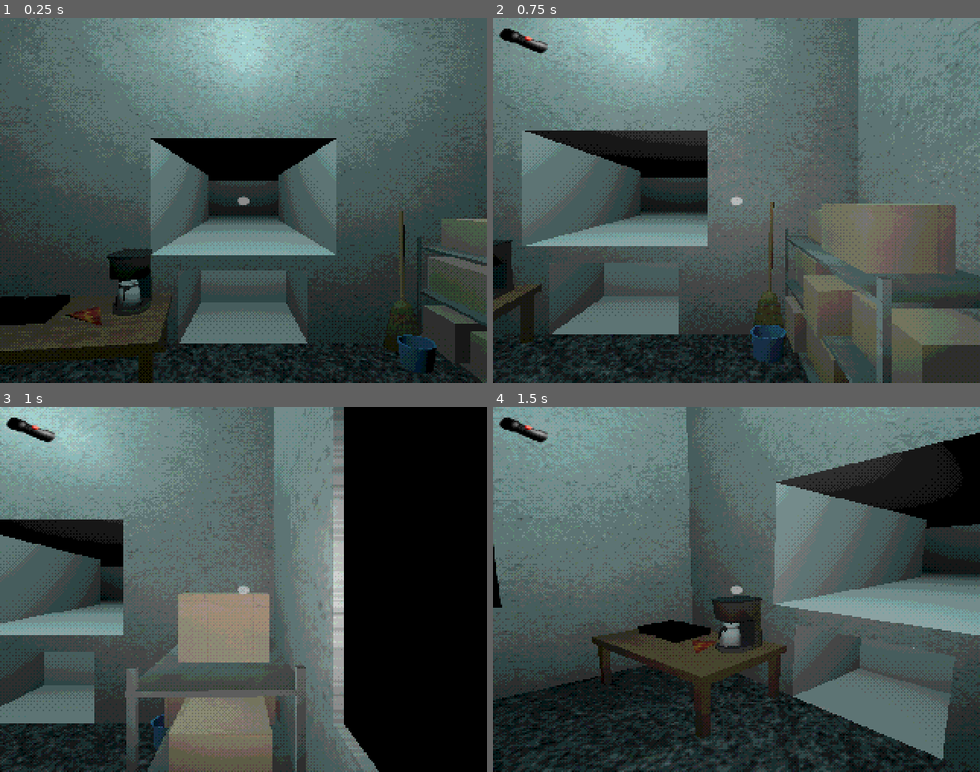
Above: before the commit, frames 1-4 (two rows, left to right).
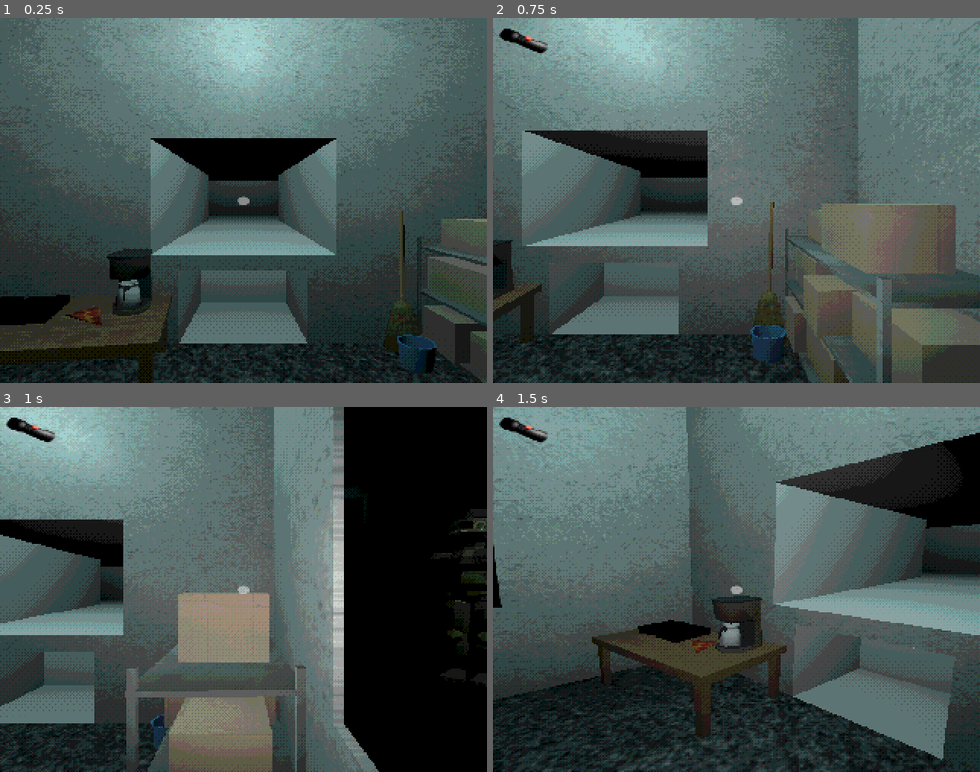
Above: after the commit, the same moments.

Repository: FemiBunnY/FNaF-Fangame-Open-Source-
Game: Godot game, scene res://scenes/gameshader.tscn
Two runs of this game, one before a commit and one after it. Both use one fixed random seed, a clock stepped at 60 frames per second and the inputs below.
Inputs (mouse positions are in pixels of both pictures, inside the frame that each line leads up to):
- Up to frame 1 (0.25 s): no input
- Up to frame 2 (0.75 s): move the mouse to (843, 182) at 0.52 s; hold D (right) from 0.53 s (still down); tap F (flash) at 0.6 s; click (843, 182) at 0.67 s
- Up to frame 3 (1 s): keep holding D (right); tap E (interact) at 0.8 s
- Up to frame 4 (1.5 s): tap Enter at 1.25 s; move the mouse to (712, 589) at 1.27 s; release D (right) at 1.28 s; hold W (up) from 1.28 s (still down); tap E (interact) at 1.35 s

Frames 1-2 are identical in both runs. In frame 3, 0.3% of the frame differs, in the area x 90-100%, y 30-76%; in frame 4, nothing differs.

Commit message:
added george_animatronic

Diff:
--- /dev/null
+++ b/models ae/george_animatronic.tscn
@@ -0,0 +1,5 @@
+[gd_scene load_steps=2 format=3 uid="uid://bp4k2efsbvws5"]
+
+[ext_resource type="PackedScene" uid="uid://dk8k4511t0ytn" path="res://models/george_animatronic.glb" id="1_au86d"]
+
+[node name="blockbench_export" instance=ExtResource("1_au86d")]
--- a/project.godot
+++ b/project.godot
@@ -19,7 +19,6 @@
 
 window/size/viewport_width=320
 window/size/viewport_height=240
-window/size/mode=3
 window/size/resizable=false
 window/stretch/mode="viewport"
 
--- a/scenes/animatronic.tscn
+++ b/scenes/animatronic.tscn
@@ -6,7 +6,7 @@
 [sub_resource type="BoxShape3D" id="BoxShape3D_gxw18"]
 
 [node name="Animatronic" type="CharacterBody3D"]
-transform = Transform3D(0.262587, 0, 0.371574, 0, 0.455002, 0, -0.371574, 0, 0.262587, -0.0243082, -0.00927114, -0.0230772)
+transform = Transform3D(0.454994, 0, 0, 0, 0.455002, 0, 0, 0, 0.454994, -0.0243082, -0.00927114, -0.0230772)
 script = ExtResource("1_5353u")
 
 [node name="CollisionShape3D" type="CollisionShape3D" parent="."]
@@ -16,6 +16,6 @@
 transform = Transform3D(-1, 0, 8.56817e-08, 0, 1, 0, -8.56817e-08, 0, -1, 0, 0, 0)
 
 [node name="next_movement" type="Timer" parent="."]
-wait_time = 5.0
+wait_time = 224.937
 
 [connection signal="timeout" from="next_movement" to="." method="_on_next_movement_timeout"]
--- /dev/null
+++ b/scenes/animatronic_george.tscn
@@ -0,0 +1,20 @@
+[gd_scene load_steps=4 format=3 uid="uid://dfpn5cieqp4dm"]
+
+[ext_resource type="PackedScene" uid="uid://bp4k2efsbvws5" path="res://models ae/george_animatronic.tscn" id="1_d3tpk"]
+[ext_resource type="Script" path="res://scripts/animatronic_george_controller.gd" id="1_tg4oh"]
+
+[sub_resource type="BoxShape3D" id="BoxShape3D_82u02"]
+
+[node name="animatronic_george" type="CharacterBody3D"]
+script = ExtResource("1_tg4oh")
+
+[node name="CollisionShape3D" type="CollisionShape3D" parent="."]
+shape = SubResource("BoxShape3D_82u02")
+
+[node name="blockbench_export" parent="." instance=ExtResource("1_d3tpk")]
+transform = Transform3D(-0.5, 0, -4.37114e-08, 0, 0.5, 0, 4.37114e-08, 0, -0.5, 0, 2.29939, 0)
+
+[node name="next_movement_timer" type="Timer" parent="."]
+wait_time = 5.0
+
+[connection signal="timeout" from="next_movement_timer" to="." method="_on_next_movement_timer_timeout"]
--- a/scenes/game.tscn
+++ b/scenes/game.tscn
@@ -12,10 +12,17 @@
 [ext_resource type="Script" path="res://scripts/wtv_follow_controller.gd" id="9_co0t4"]
 [ext_resource type="Script" path="res://scripts/wts_follow_controller.gd" id="9_s5d5o"]
 [ext_resource type="Script" path="res://scripts/vto_follow_controller.gd" id="11_kd046"]
+[ext_resource type="Script" path="res://scripts/vto_follow_george_controller.gd" id="13_rvjf4"]
+[ext_resource type="PackedScene" uid="uid://dfpn5cieqp4dm" path="res://scenes/animatronic_george.tscn" id="13_t6l78"]
+[ext_resource type="Script" path="res://scripts/stw_follow_george_controller.gd" id="14_nsx07"]
+[ext_resource type="Script" path="res://scripts/wts_follow_george_controller.gd" id="16_oj40g"]
+[ext_resource type="Script" path="res://scripts/wtv_follow_george_controller.gd" id="17_1h7c4"]
 
 [sub_resource type="BoxShape3D" id="BoxShape3D_t6xmm"]
 
 [sub_resource type="BoxShape3D" id="BoxShape3D_23cah"]
+
+[sub_resource type="BoxShape3D" id="BoxShape3D_2vqhx"]
 
 [sub_resource type="Curve3D" id="Curve3D_cdx4r"]
 _data = {
@@ -41,6 +48,29 @@
 [sub_resource type="Curve3D" id="Curve3D_4s3kj"]
 _data = {
 "points": PackedVector3Array(0, 0, 0, 0, 0, 0, 0, 0, 0, 0, 0, 0, 0, 0, 0, 0, -0.127, 2.01),
+"tilts": PackedFloat32Array(0, 0)
+}
+point_count = 2
+
+[sub_resource type="Curve3D" id="Curve3D_186qd"]
+_data = {
+"points": PackedVector3Array(1.14407, 0, -0.955488, -1.14407, 0, 0.955488, 0, 0, 0, 1.06347, 0, 0.366623, -1.06347, 0, -0.366623, -1.86726, 0, 2.8448),
+"tilts": PackedFloat32Array(0, 0)
+}
+point_count = 2
+
+[sub_resource type="BoxMesh" id="BoxMesh_w1k3y"]
+
+[sub_resource type="Curve3D" id="Curve3D_hdfc3"]
+_data = {
+"points": PackedVector3Array(0.429877, 0, 0.1509, -0.429877, 0, -0.1509, 0.0013895, 0, 0.00151134, -0.783614, 0, 0.481513, 0.783614, 0, -0.481513, 0.881416, 0, -3.54491, 0.37852, 0, -0.307575, -0.37852, 0, 0.307575, 1.86814, 0, -2.84324),
+"tilts": PackedFloat32Array(0, 0, 0)
+}
+point_count = 3
+
+[sub_resource type="Curve3D" id="Curve3D_sq6x4"]
+_data = {
+"points": PackedVector3Array(0.519738, 0, 0.184465, -0.519738, 0, -0.184465, 0.00224638, 0, 0.00170755, 2.04943, 0, -0.0507879, -2.04943, 0, 0.0507879, -1.46498, 0, -4.55877),
 "tilts": PackedFloat32Array(0, 0)
 }
 point_count = 2
@@ -115,6 +145,12 @@
 [node name="CollisionShape3D" type="CollisionShape3D" parent="Ventilation L"]
 shape = SubResource("BoxShape3D_23cah")
 
+[node name="VentilationR" type="Area3D" parent="."]
+transform = Transform3D(1, 0, 0, 0, 1, 0, 0, 0, 1, 2.56209, 0.537926, -0.0126625)
+
+[node name="CollisionShape3D" type="CollisionShape3D" parent="VentilationR"]
+shape = SubResource("BoxShape3D_2vqhx")
+
 [node name="stage" type="Marker3D" parent="."]
 transform = Transform3D(1, 0, 0, 0, 1, 0, 0, 0, 1, -4.18566, 0, -3.67393)
 
@@ -127,6 +163,7 @@
 script = ExtResource("6_7r8sm")
 
 [node name="Animatronic" parent="stage" instance=ExtResource("9_0bsv3")]
+transform = Transform3D(0.229845, 0, 0.392671, 0, 0.455002, 0, -0.392671, 0, 0.229845, -0.0243082, -0.00927114, -0.0230772)
 
 [node name="window" type="Marker3D" parent="."]
 transform = Transform3D(1, 0, 0, 0, 1, 0, 0, 0, 1, -2.74233, 0, -0.944725)
@@ -158,17 +195,71 @@
 loop = false
 script = ExtResource("11_kd046")
 
+[node name="vto_follow_george" type="PathFollow3D" parent="ventilation/ventilation to office"]
+transform = Transform3D(-1, 5.51274e-09, -8.72488e-08, 0, 0.99801, 0.0630583, 8.74228e-08, 0.0630583, -0.99801, 0, 0, 0)
+loop = false
+script = ExtResource("13_rvjf4")
+
+[node name="stage_george" type="Marker3D" parent="."]
+transform = Transform3D(1, 0, 0, 0, 1, 0, 0, 0, 1, 4.49233, 0, -3.84077)
+
+[node name="stage_to_window" type="Path3D" parent="stage_george"]
+curve = SubResource("Curve3D_186qd")
+
+[node name="stw_follow_george" type="PathFollow3D" parent="stage_george/stage_to_window"]
+transform = Transform3D(-0.641014, 0, 0.767528, 0, 1, 0, -0.767528, 0, -0.641014, 0, 0, 0)
+loop = false
+script = ExtResource("14_nsx07")
+
+[node name="animatronic_george" parent="stage_george" instance=ExtResource("13_t6l78")]
+transform = Transform3D(0.725747, 0, -0.687962, 0, 1, 0, 0.687962, 0, 0.725747, 0, 0, 0)
+
+[node name="SpotLight3D" type="SpotLight3D" parent="stage_george"]
+transform = Transform3D(1, 0, 0, 0, 0.176123, 0.984368, 0, -0.984368, 0.176123, 0.248154, 3.96878, 0.647503)
+spot_range = 4.97758
+spot_angle = 22.4791
+
+[node name="stage_rotation" type="MeshInstance3D" parent="stage_george"]
+transform = Transform3D(0.0335902, 0, -0.0335902, 0, 0.0475037, 0, 0.0335902, 0, 0.0335902, 0, 0, 0)
+visible = false
+mesh = SubResource("BoxMesh_w1k3y")
+
+[node name="window_george" type="Marker3D" parent="."]
+transform = Transform3D(1, 0, 0, 0, 1, 0, 0, 0, 1, 2.62353, 0, -0.997738)
+
+[node name="window_to_stage" type="Path3D" parent="window_george"]
+curve = SubResource("Curve3D_hdfc3")
+
+[node name="wts_follow_george" type="PathFollow3D" parent="window_george/window_to_stage"]
+transform = Transform3D(0.331217, 0, 0.943555, 0, 1, 0, -0.943555, 0, 0.331217, 0.0013895, 0, 0.00151134)
+loop = false
+script = ExtResource("16_oj40g")
+
+[node name="window_to_ventilation" type="Path3D" parent="window_george"]
+curve = SubResource("Curve3D_sq6x4")
+
+[node name="wtv_follow_george" type="PathFollow3D" parent="window_george/window_to_ventilation"]
+transform = Transform3D(0.334477, 0, 0.942404, 0, 1, 0, -0.942404, 0, 0.334477, 0.00224638, 0, 0.00170755)
+loop = false
+script = ExtResource("17_1h7c4")
+
 [connection signal="lights_off" from="Office" to="stage/Animatronic" method="_on_office_lights_off"]
+[connection signal="lights_off" from="Office" to="stage_george/animatronic_george" method="_on_office_lights_off"]
 [connection signal="lights_on" from="Office" to="stage/Animatronic" method="_on_office_lights_on"]
+[connection signal="lights_on" from="Office" to="stage_george/animatronic_george" method="_on_office_lights_on"]
 [connection signal="flashlight_off" from="Player" to="UI" method="_on_player_flashlight_off"]
 [connection signal="flashlight_on" from="Player" to="UI" method="_on_player_flashlight_on"]
 [connection signal="interacting" from="Player" to="UI" method="_on_player_interacting"]
 [connection signal="interaction" from="Player" to="Office" method="_on_player_interaction"]
 [connection signal="notinteracting" from="Player" to="UI" method="_on_player_notinteracting"]
 [connection signal="body_shape_entered" from="Ventilation C" to="stage/Animatronic" method="_on_ventilation_c_body_shape_entered"]
+[connection signal="body_shape_entered" from="Ventilation C" to="stage_george/animatronic_george" method="_on_ventilation_c_body_shape_entered"]
 [connection signal="body_shape_exited" from="Ventilation C" to="stage/Animatronic" method="_on_ventilation_c_body_shape_exited"]
+[connection signal="body_shape_exited" from="Ventilation C" to="stage_george/animatronic_george" method="_on_ventilation_c_body_shape_exited"]
 [connection signal="body_shape_entered" from="Ventilation L" to="stage/Animatronic" method="_on_ventilation_l_body_shape_entered"]
 [connection signal="body_shape_exited" from="Ventilation L" to="stage/Animatronic" method="_on_ventilation_l_body_shape_exited"]
+[connection signal="body_shape_entered" from="VentilationR" to="stage_george/animatronic_george" method="_on_ventilation_r_body_shape_entered"]
+[connection signal="body_shape_exited" from="VentilationR" to="stage_george/animatronic_george" method="_on_ventilation_r_body_shape_exited"]
 [connection signal="path_has_end" from="stage/stage to window/stw follow" to="stage/Animatronic" method="_on_stw_follow_path_has_end"]
 [connection signal="enter_move_from_stage_to_window" from="stage/Animatronic" to="stage/stage to window/stw follow" method="_on_animatronic_enter_move_from_stage_to_window"]
 [connection signal="enter_move_from_vent_to_office" from="stage/Animatronic" to="ventilation/ventilation to office/vto follow" method="_on_animatronic_enter_move_from_vent_to_office"]
@@ -178,3 +269,11 @@
 [connection signal="path_has_end" from="window/window to ventilation/wtv follow" to="stage/Animatronic" method="_on_wtv_follow_path_has_end"]
 [connection signal="path_has_end" from="window/window to stage/wts follow" to="stage/Animatronic" method="_on_wts_follow_path_has_end"]
 [connection signal="path_has_end" from="ventilation/ventilation to office/vto follow" to="stage/Animatronic" method="_on_vto_follow_path_has_end"]
+[connection signal="path_has_end" from="ventilation/ventilation to office/vto_follow_george" to="stage_george/animatronic_george" method="_on_vto_follow_george_path_has_end"]
+[connection signal="path_has_end" from="stage_george/stage_to_window/stw_follow_george" to="stage_george/animatronic_george" method="_on_stw_follow_george_path_has_end"]
+[connection signal="start_move_from_stage_to_window" from="stage_george/animatronic_george" to="stage_george/stage_to_window/stw_follow_george" method="_on_animatronic_george_start_move_from_stage_to_window"]
+[connection signal="start_move_from_vent_to_office" from="stage_george/animatronic_george" to="ventilation/ventilation to office/vto_follow_george" method="_on_animatronic_george_start_move_from_vent_to_office"]
+[connection signal="start_move_from_window_to_stage" from="stage_george/animatronic_george" to="window_george/window_to_stage/wts_follow_george" method="_on_animatronic_george_start_move_from_window_to_stage"]
+[connection signal="start_move_from_window_to_vent" from="stage_george/animatronic_george" to="window_george/window_to_ventilation/wtv_follow_george" method="_on_animatronic_george_start_move_from_window_to_vent"]
+[connection signal="path_has_end" from="window_george/window_to_stage/wts_follow_george" to="stage_george/animatronic_george" method="_on_wts_follow_george_path_has_end"]
+[connection signal="path_has_end" from="window_george/window_to_ventilation/wtv_follow_george" to="stage_george/animatronic_george" method="_on_wtv_follow_george_path_has_end"]
--- a/scripts/animatronic_controller.gd
+++ b/scripts/animatronic_controller.gd
@@ -72,11 +72,11 @@
 	if body.name == "Player":
 		player_on_ventilation_l = false
 
-func _on_ventilation_c_body_shape_entered(_body_rid, body, _body_shape_index, _local_shape_index):
+func _on_ventilation_c_body_shape_entered(_body_rid, body, _body_shape_index, _local_shape_index) -> void:
 	if body.name == "Player":
 		player_on_ventilation_c = true
 
-func _on_ventilation_c_body_shape_exited(_body_rid, body, _body_shape_index, _local_shape_index):
+func _on_ventilation_c_body_shape_exited(_body_rid, body, _body_shape_index, _local_shape_index) -> void:
 	if body.name == "Player":
 		player_on_ventilation_c = false
 
--- /dev/null
+++ b/scripts/animatronic_george_controller.gd
@@ -0,0 +1,113 @@
+extends CharacterBody3D
+
+signal start_move_from_stage_to_window
+signal start_move_from_window_to_stage
+signal start_move_from_window_to_vent
+signal start_move_from_vent_to_office
+
+var player_on_vent_r:bool = false
+var player_on_vent_c:bool = false
+var lights_on:bool = true
+
+var phase:int = 0
+# phase 0: stage
+# phase 1: stage to window
+# phase 2: window
+# phase 3: window to stage
+# phase 4: window to ventilation
+# phase 5: entring to ventilation (break)
+# phase 6: ventilation to office
+# phase 7: office
+
+@onready var timer = $next_movement_timer
+@onready var stw_follow = $"../stage_to_window/stw_follow_george"
+@onready var window = $"../../window_george"
+@onready var wts_follow = $"../../window_george/window_to_stage/wts_follow_george"
+@onready var stage = $".."
+@onready var wtv_follow = $"../../window_george/window_to_ventilation/wtv_follow_george"
+@onready var ventilation = $"../../ventilation"
+@onready var vto_follow = $"../../ventilation/ventilation to office/vto_follow_george"
+@onready var stw_rotation = $"../stage_rotation"
+
+func _ready() -> void:
+	timer.start()
+	rotation = stw_rotation.rotation
+
+func _on_next_movement_timer_timeout() -> void:
+	timer.stop()
+	if phase == 0:
+		phase = 1
+		print("move from stage to window")
+		emit_signal("start_move_from_stage_to_window")
+		reparent(stw_follow)
+	elif phase == 2:
+		if player_on_vent_r and lights_on:
+			print("go to stage")
+			phase = 3
+			reparent(wts_follow)
+			print("move from window to stage")
+			emit_signal("start_move_from_window_to_stage")
+		elif not player_on_vent_r:
+			print("kill")
+		elif player_on_vent_r and not lights_on:
+			print("go to vent")
+			phase = 4
+			reparent(wtv_follow)
+			print("move from window to vent")
+			emit_signal("start_move_from_window_to_vent")
+	elif phase == 5:
+		phase = 6
+		global_position = ventilation.position
+		reparent(vto_follow)
+		print("move from vent to office")
+		emit_signal("start_move_from_vent_to_office")
+
+func _on_stw_follow_george_path_has_end() -> void:
+	phase = 2
+	reparent(window)
+	timer.start()
+
+func _on_wts_follow_george_path_has_end() -> void:
+	phase = 0
+	reparent(stage)
+	timer.start()
+
+func _on_wtv_follow_george_path_has_end() -> void:
+	phase = 5
+	reparent(ventilation)
+	timer.start()
+
+func _on_vto_follow_george_path_has_end() -> void:
+	if player_on_vent_c:
+		print("go back to stage")
+		rotation = stw_rotation.rotation
+		phase = 0
+		global_position = stage.position
+		reparent(stage)
+		timer.start()
+	elif not player_on_vent_c:
+		print("kill")
+		phase = 6
+
+# Booleans
+func _on_ventilation_r_body_shape_entered(_body_rid, body, _body_shape_index, _local_shape_index) -> void:
+	if body.name == "Player":
+		player_on_vent_r = true
+
+func _on_ventilation_r_body_shape_exited(_body_rid, body, _body_shape_index, _local_shape_index) -> void:
+	if body.name == "Player":
+		player_on_vent_r = false
+
+func _on_ventilation_c_body_shape_entered(_body_rid, body, _body_shape_index, _local_shape_index) -> void:
+	if body.name == "Player":
+		player_on_vent_c = true
+
+func _on_ventilation_c_body_shape_exited(_body_rid, body, _body_shape_index, _local_shape_index) -> void:
+	if body.name == "Player":
+		player_on_vent_c = false
+
+func _on_office_lights_off() -> void:
+	lights_on = false
+
+func _on_office_lights_on() -> void:
+	lights_on = true
--- a/scripts/office_controll.gd
+++ b/scripts/office_controll.gd
@@ -8,7 +8,7 @@
 
 var on:bool = false
 
-func _on_player_interaction():
+func _on_player_interaction() -> void:
 	if on:
 		light_1.light_energy = 1
 		light_2.light_energy = 1
--- a/scripts/stw_follow_controller.gd
+++ b/scripts/stw_follow_controller.gd
@@ -15,5 +15,5 @@
 			walking = false
 			progress_ratio = 0
 
-func _on_animatronic_enter_move_from_stage_to_window():
+func _on_animatronic_enter_move_from_stage_to_window() -> void:
 	walking = true
--- /dev/null
+++ b/scripts/stw_follow_george_controller.gd
@@ -0,0 +1,20 @@
+extends PathFollow3D
+
+signal path_has_end
+
+var walking:bool = false
+
+var speed:float = 0.9
+
+func _physics_process(delta:float) -> void:
+	if walking:
+		if progress_ratio < 1:
+			progress += speed * delta
+		elif progress_ratio >= 1:
+			emit_signal("path_has_end")
+			walking = false
+			progress_ratio = 0
+
+
+func _on_animatronic_george_start_move_from_stage_to_window() -> void:
+	walking = true
--- a/scripts/ui_crosshair_control.gd
+++ b/scripts/ui_crosshair_control.gd
@@ -9,24 +9,24 @@
 const CROSSHAIR_2 = preload("res://ui/crosshair_2.png")
 const CROSSHAIR_1 = preload("res://ui/crosshair_1.png")
 
-func _ready():
+func _ready() -> void:
 	scream_image.visible = false
 	flashlight_image.visible = false
 
 # Interaction
-func _on_player_interacting():
+func _on_player_interacting() -> void:
 	cross.texture = CROSSHAIR_2
 
-func _on_player_notinteracting():
+func _on_player_notinteracting() -> void:
 	cross.texture = CROSSHAIR_1
 
 # Flashlight
-func _on_player_flashlight_off():
+func _on_player_flashlight_off() -> void:
 	flashlight_image.visible = false
 
-func _on_player_flashlight_on():
+func _on_player_flashlight_on() -> void:
 	flashlight_image.visible = true
 
 # Jumpscare
-func _on_animatronic_jumpscare():
+func _on_animatronic_jumpscare() -> void:
 	scream_image.visible = true
--- a/scripts/vto_follow_controller.gd
+++ b/scripts/vto_follow_controller.gd
@@ -15,5 +15,5 @@
 			walking = false
 			progress_ratio = 0
 
-func _on_animatronic_enter_move_from_vent_to_office():
+func _on_animatronic_enter_move_from_vent_to_office() -> void:
 	walking = true
--- /dev/null
+++ b/scripts/vto_follow_george_controller.gd
@@ -0,0 +1,19 @@
+extends PathFollow3D
+
+signal path_has_end
+
+var walking:bool = false
+
+var speed:float = 0.9
+
+func _physics_process(delta:float) -> void:
+	if walking:
+		if progress_ratio < 1:
+			progress += speed * delta
+		elif progress_ratio >= 1:
+			emit_signal("path_has_end")
+			walking = false
+			progress_ratio = 0
+
+func _on_animatronic_george_start_move_from_vent_to_office() -> void:
+	walking = true
--- /dev/null
+++ b/scripts/wts_follow_george_controller.gd
@@ -0,0 +1,19 @@
+extends PathFollow3D
+
+signal path_has_end
+
+var walking:bool = false
+
+var speed:float = 0.9
+
+func _physics_process(delta:float) -> void:
+	if walking:
+		if progress_ratio < 1:
+			progress += speed * delta
+		elif progress_ratio >= 1:
+			emit_signal("path_has_end")
+			walking = false
+			progress_ratio = 0
+
+func _on_animatronic_george_start_move_from_window_to_stage() -> void:
+	walking = true
--- a/scripts/wtv_follow_controller.gd
+++ b/scripts/wtv_follow_controller.gd
@@ -15,5 +15,5 @@
 			walking = false
 			progress_ratio = 0
 
-func _on_animatronic_enter_move_from_window_to_vent():
+func _on_animatronic_enter_move_from_window_to_vent() -> void:
 	walking = true
--- /dev/null
+++ b/scripts/wtv_follow_george_controller.gd
@@ -0,0 +1,19 @@
+extends PathFollow3D
+
+signal path_has_end
+
+var walking:bool = false
+
+var speed:float = 0.9
+
+func _physics_process(delta:float) -> void:
+	if walking:
+		if progress_ratio < 1:
+			progress += speed * delta
+		elif progress_ratio >= 1:
+			emit_signal("path_has_end")
+			walking = false
+			progress_ratio = 0
+
+func _on_animatronic_george_start_move_from_window_to_vent() -> void:
+	walking = true
Binary file added: models/george_animatronic.glb
Not shown, added: models/george_animatronic.glb.import
Binary file added: models/george_animatronic_0.png
Not shown, added: models/george_animatronic_0.png.import
Binary file added: models/texture_george.png
Not shown, added: models/texture_george.png.import
Not shown: 1 places in scenes/game.tscn that only renumber resources
